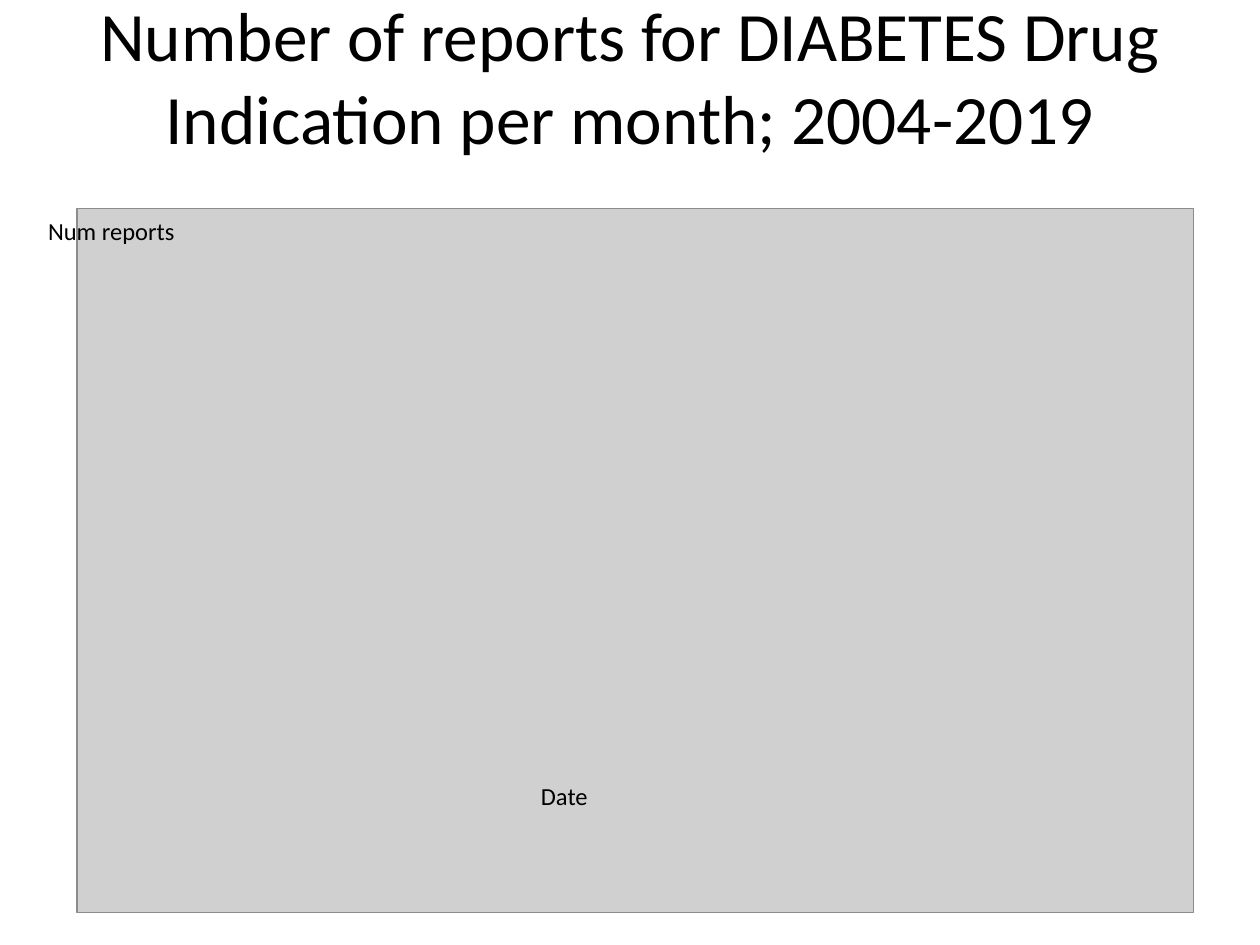
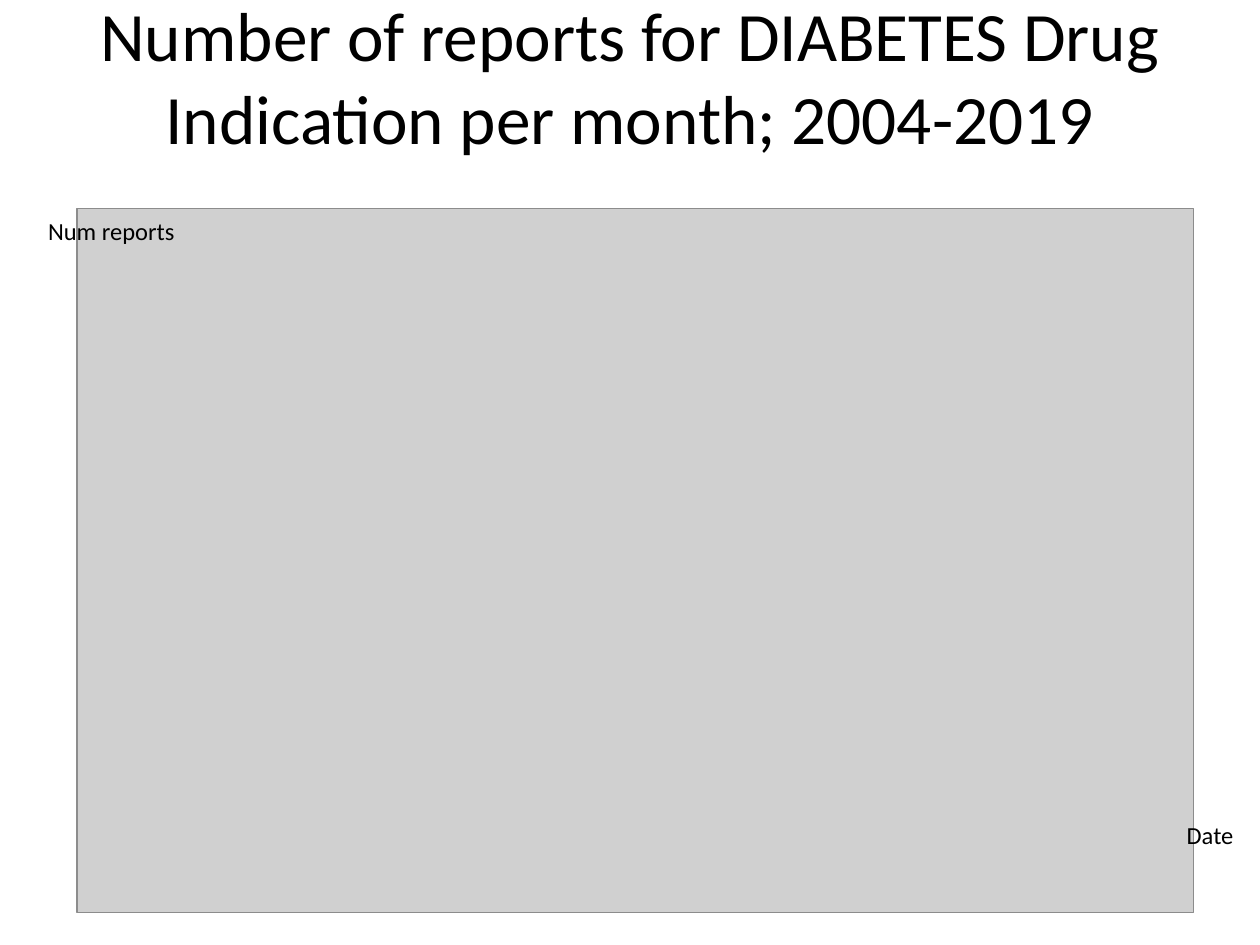
Before and after one commit to nmarkuzon/DrugAdverseEvents, a slide deck: slide 10 of ReportExploringData.pptx. Drawn at 1260x945 pixels with LibreOffice and Linux fonts; fonts in the diff are those of the drawing; grey boxes stand for pictures. Boxes give left, top, right and bottom in pixels: in the first picture for what was removed or moved away, otherwise in the second. Text is boxed around its words. In the diff, an @@ line names an element or a change of style, - is before the commit and + after.

```diff
--- a/ReportExploringData.pptx
+++ b/ReportExploringData.pptx
@@ text "Date" rewrapped from box(541, 789, 588, 805) to box(1187, 824, 1234, 850) @@
```
Also in this commit, not shown: 2 other slides changed.
